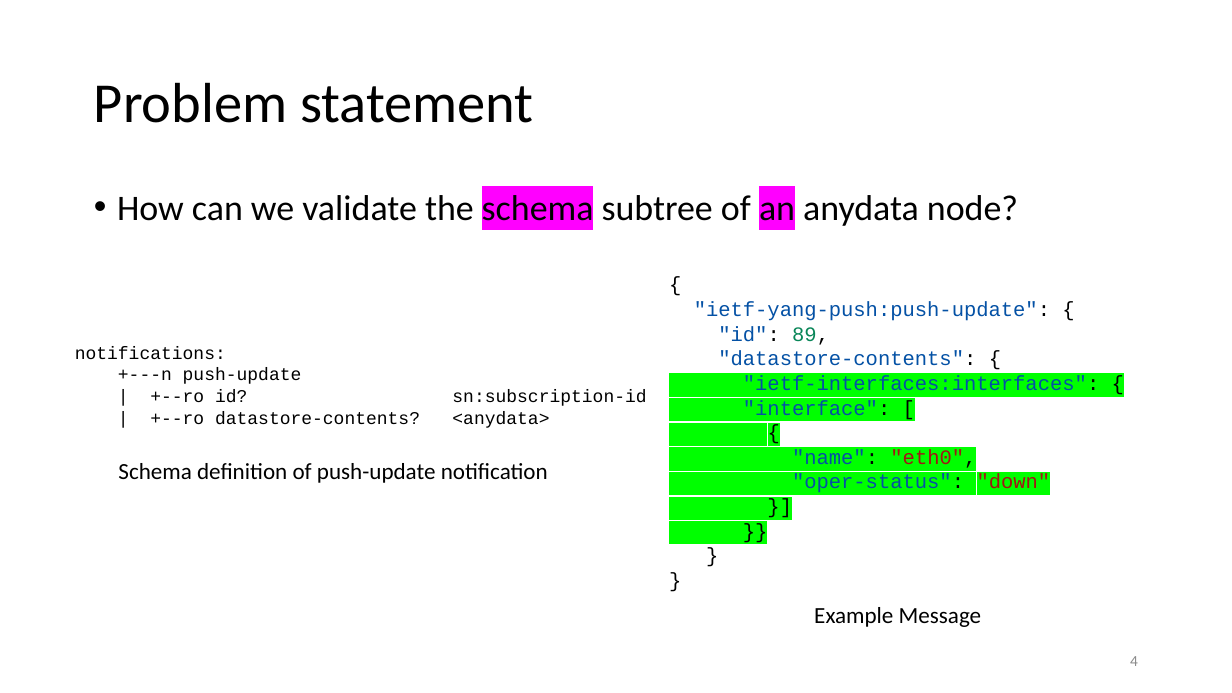
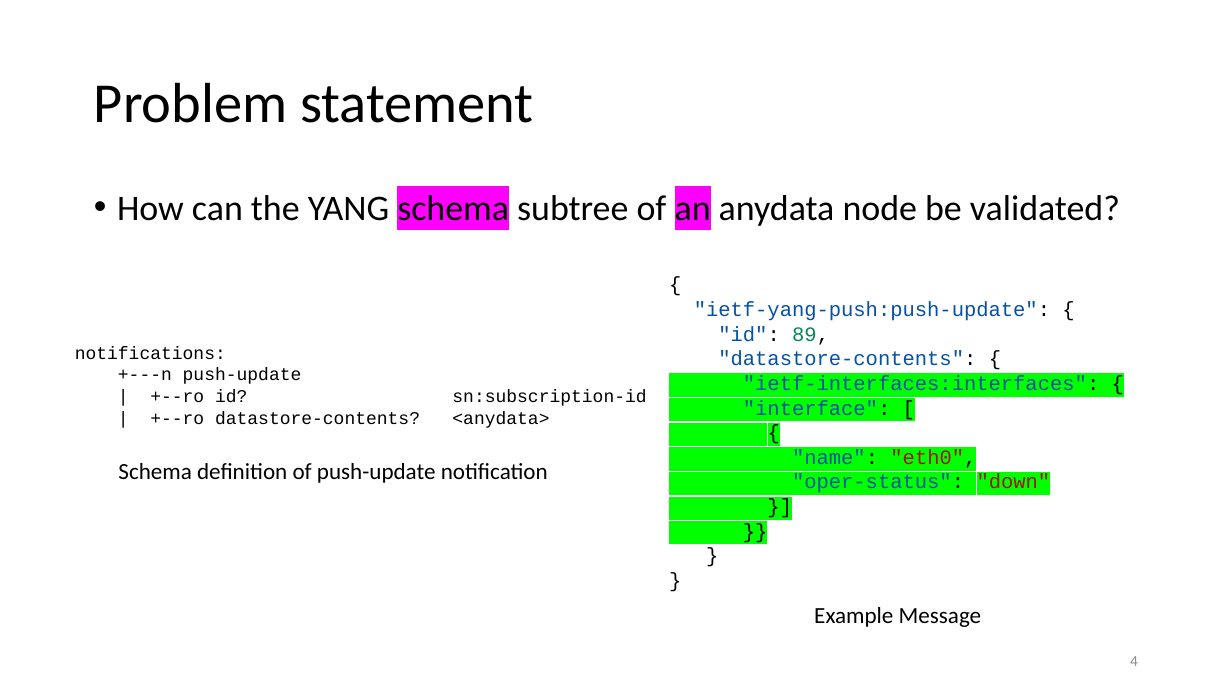
Before and after one commit to network-analytics/ietf-network-analytics-document-status, a slide deck: slide 4 of 123/NETMOD/draft-netana-nmop-yang-anydata-validation.pptx. Drawn at 1232x693 pixels with LibreOffice and Linux fonts; fonts in the diff are those of the drawing. Boxes give left, top, right and bottom in pixels: in the first picture for what was removed or moved away, otherwise in the second. Text is boxed around its words. In the diff, an @@ line names an element or a change of style, - is before the commit and + after.

```diff
--- a/123/NETMOD/draft-netana-nmop-yang-anydata-validation.pptx
+++ b/123/NETMOD/draft-netana-nmop-yang-anydata-validation.pptx
@@ text at bbox=[117, 195, 1120, 226]: text changed @@
-• How can we validate the schema subtree of an anydata node?
+• How can the YANG schema subtree of an anydata node be validated?
```
Also in this commit, not shown: 6 other slides changed, 1 other file.
